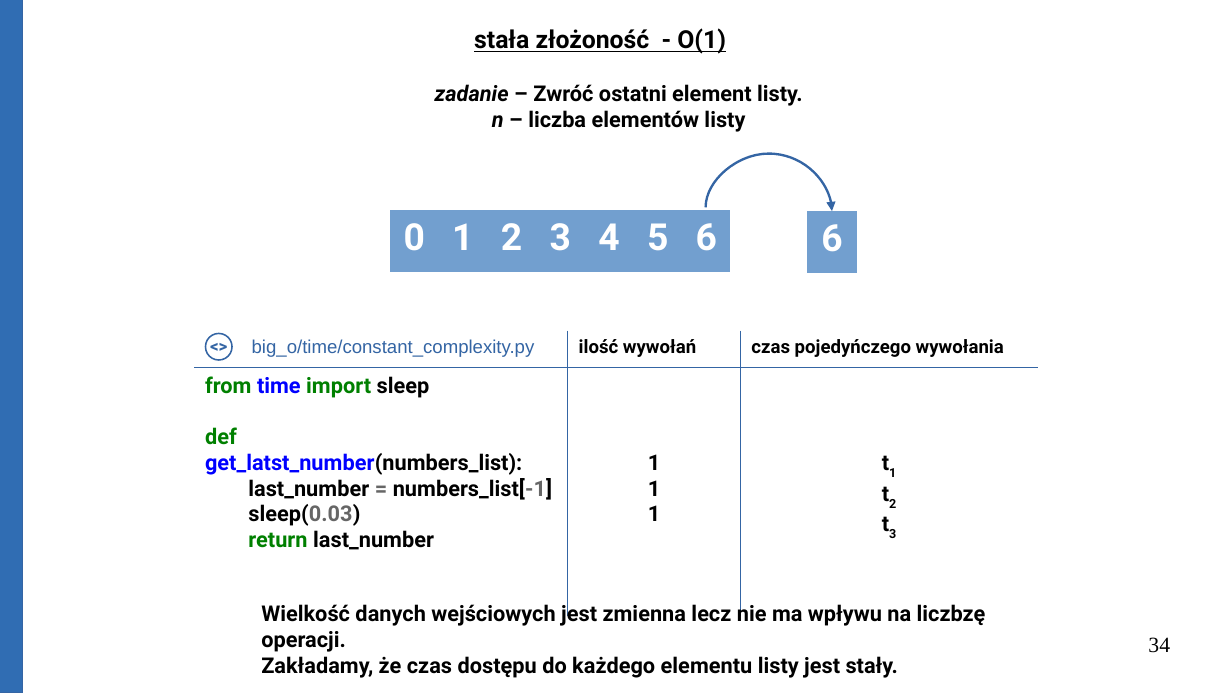
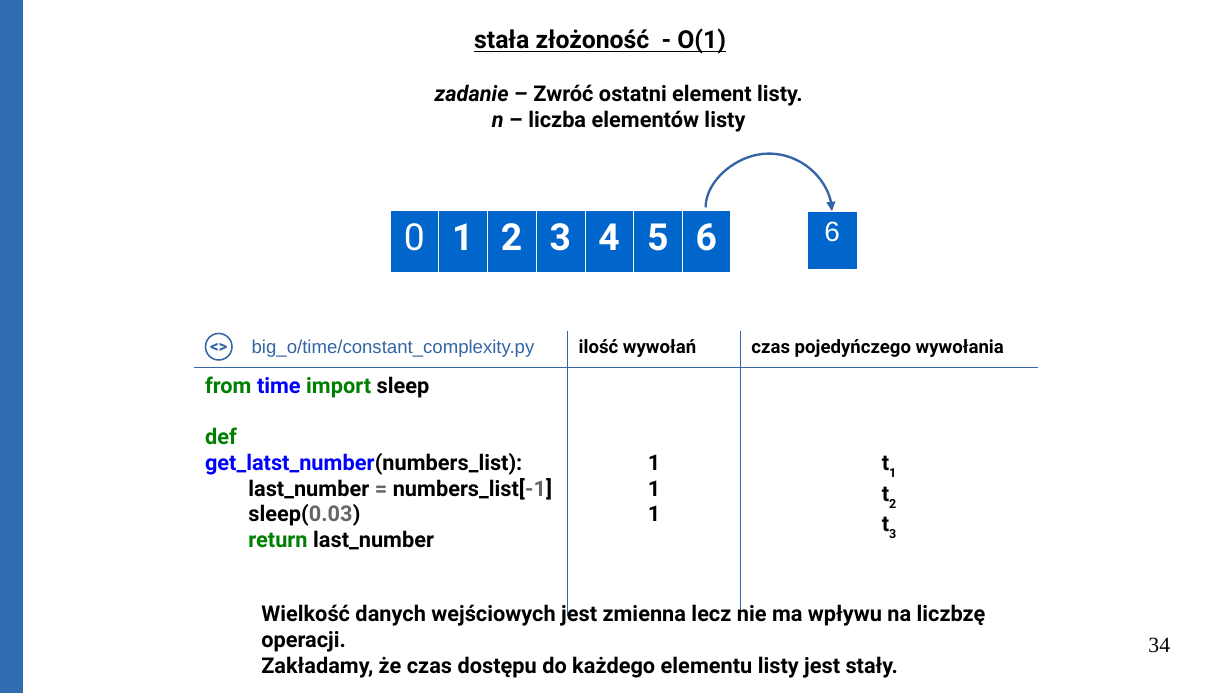
Before and after one commit to Michael-Wisniewski/algorithmic-workshop, a slide deck: slide 34 of Big_O.odp. Drawn at 1232x693 pixels with LibreOffice and Linux fonts; fonts in the diff are those of the drawing. Boxes give left, top, right and bottom in pixels: in the first picture for what was removed or moved away, otherwise in the second. Text is boxed around its words. In the diff, an @@ line names an element or a change of style, - is before the commit and + after.

```diff
--- a/Big_O.odp
+++ b/Big_O.odp
@@ table at (390,210,733,268) @@
@@ fill #729FCF to #0066CC in row 1 @@
@@ bold off in "0" @@
@@ borders changed @@
@@ table at (807,211,856,269) @@
@@ fill #729FCF to #0066CC in row 1, column 1 @@
@@ size 24 to 18 pt, font Roboto to Arial, bold off @@
@@ borders changed @@
```
Also in this commit, not shown: 23 other slides changed, 3 other files.
